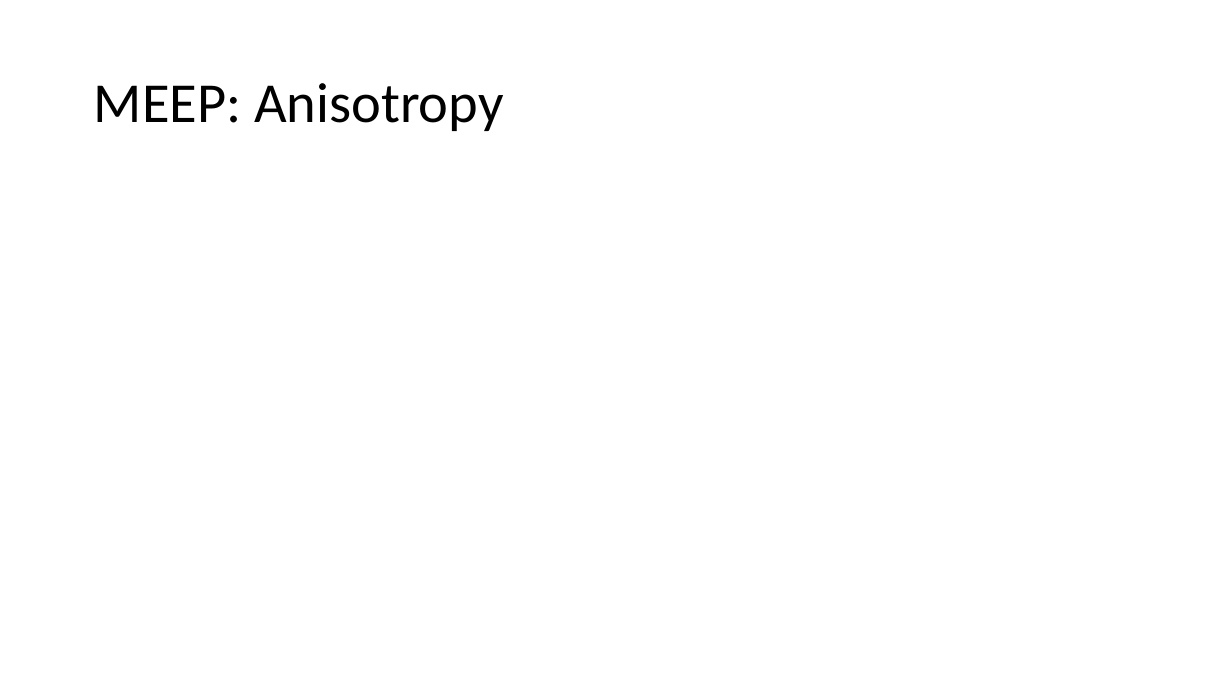
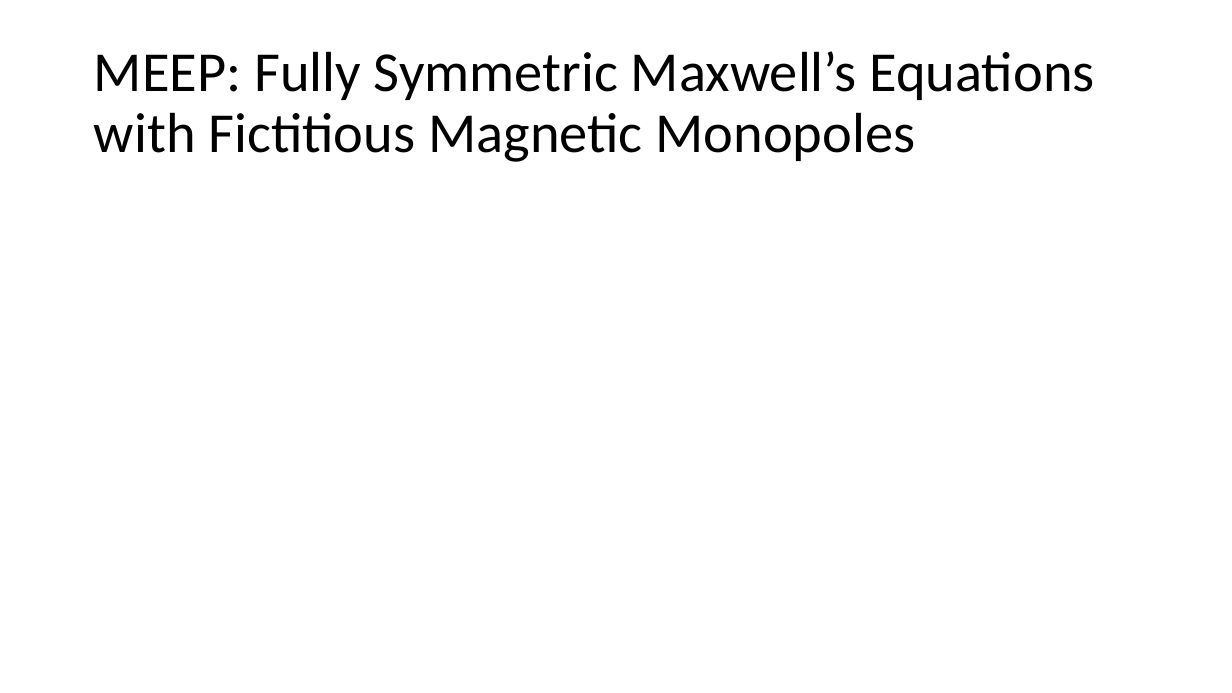
Before and after one commit to MuhammadShamaas1997/Electrical-Engineering, a slide deck: slide 17 of Thesis/Magnetic Transmission Lines/Thesis Proposal.pptx (slide 11 before the commit). Drawn at 1232x693 pixels with LibreOffice and Linux fonts; fonts in the diff are those of the drawing; grey boxes stand for pictures. Boxes give left, top, right and bottom in pixels: in the first picture for what was removed or moved away, otherwise in the second. Text is boxed around its words. In the diff, an @@ line names an element or a change of style, - is before the commit and + after.

```diff
--- a/Thesis/Magnetic Transmission Lines/Thesis Proposal.pptx
+++ b/Thesis/Magnetic Transmission Lines/Thesis Proposal.pptx
@@ title at (94, 51, 1094, 162): text changed @@
-MEEP: Anisotropy
+MEEP: Fully Symmetric Maxwell’s Equations with Fictitious Magnetic Monopoles
```
Also in this commit, not shown: 8 other slides changed, 13 slides added, 1 slide removed.
